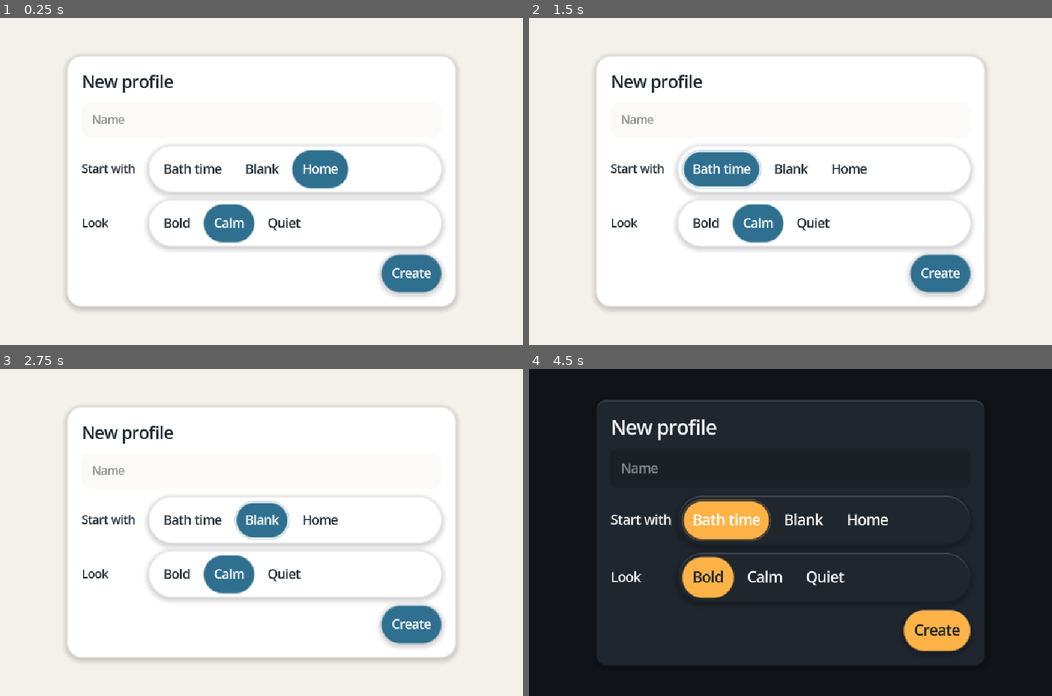
Above: before the commit, frames 1-4 (two rows, left to right).
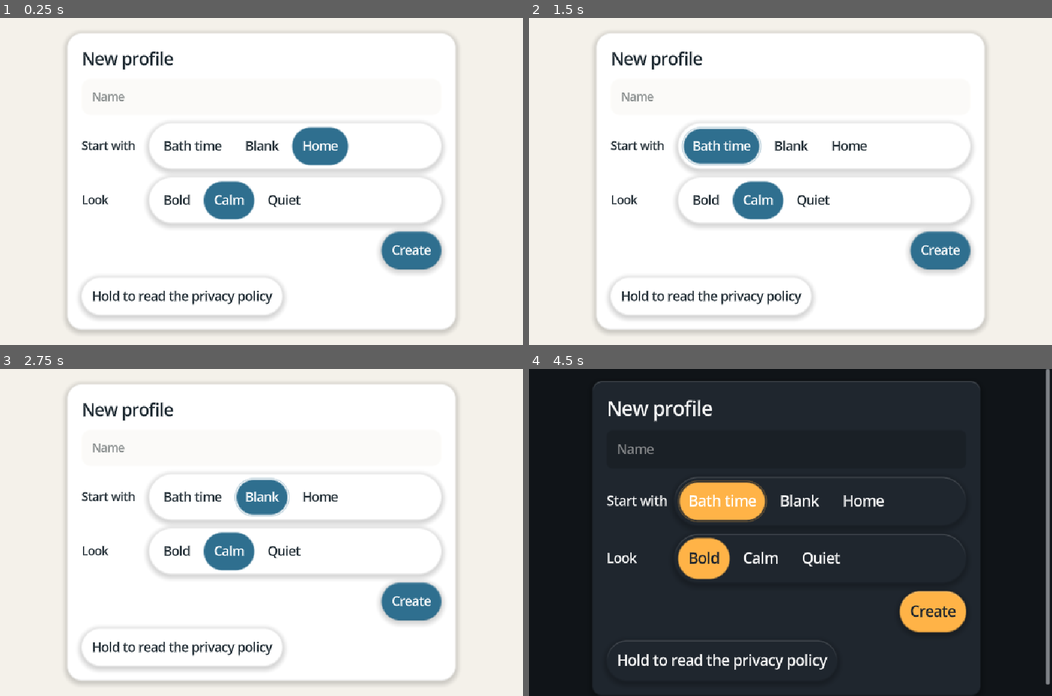
Above: after the commit, the same moments.

Repository: crashtestbrandt/alex
Game: Godot game, scene res://scenes/main.tscn
The game is run twice, just before and just after one commit, with the same random seed, the same clock (stepped at 60 frames per second) and the same inputs.
Inputs (mouse positions are in pixels of both pictures, inside the frame that each line leads up to):
- Up to frame 1 (0.25 s): no input
- Up to frame 2 (1.5 s): click (712, 295) at 0.5 s, where only the run after the commit has a clickable "Hold to read the privacy poli…"; click "Bath time" at 1.25 s
- Up to frame 3 (2.75 s): click "Blank" at 2 s
- Up to frame 4 (4.5 s): click "Home" at 2.75 s; click "Bold" at 3.5 s; click "Bath time" at 4.25 s

The runs differ from the first frame. In frame 1, 13% of the frame differs, in the area x 12-88%, y 6-97%; in frame 2, 14%; in frame 3, 13%; in frame 4, 12%.

Commit message:
feat(ui) link the privacy policy from the profile picker
Google Play's Families policy requires the link inside the app. The picker is the first screen at launch,
so the link is a HoldButton and a learner's tap never opens the browser.

Co-Authored-By: Claude Opus 5.5 <noreply@anthropic.com>
Claude-Session: https://claude.ai/code/session_01HHhmAU2yKBneE91aWFPc4v

Diff:
--- a/scenes/ui/profile_picker.tscn
+++ b/scenes/ui/profile_picker.tscn
@@ -169,3 +169,11 @@
 danger = true
 text = "Hold 3 seconds to delete"
 autowrap_mode = 3
+
+[node name="PrivacyButton" type="Button" parent="Center/Panel/Column"]
+unique_name_in_owner = true
+layout_mode = 2
+size_flags_horizontal = 0
+script = ExtResource("hold")
+shape = 1
+text = "Hold to read the privacy policy"
--- a/scripts/ui/profile_picker.gd
+++ b/scripts/ui/profile_picker.gd
@@ -3,11 +3,16 @@
 ## The adults' screen opens, creates and permanently deletes profiles, changes their saved looks, and adds
 ## scenes to them. Style pills preview immediately. Saving a look, adding a scene or completing the delete
 ## hold changes a profile.
+##
+## It also links the privacy policy, which Google Play's Families policy requires inside the app. The picker is
+## the first screen at launch, so the link is a hold: a learner's tap never leaves the app.
 
 signal profile_chosen(profile_id: String)
 signal profile_deleted(profile_id: String)
 
 enum Mode { PICK, CREATE, LOOK }
+
+const PRIVACY_URL: String = "https://github.com/crashtestbrandt/alex/blob/main/PRIVACY.md"
 
 @onready var _profiles: GridContainer = %Profiles
 @onready var _name_edit: SdfField = %NameEdit
@@ -26,6 +31,7 @@
 @onready var _delete_button: HoldButton = %DeleteButton
 @onready var _scene_section: VBoxContainer = %SceneSection
 @onready var _scene_rows: VBoxContainer = %SceneRows
+@onready var _privacy_button: HoldButton = %PrivacyButton
 
 var _starters: Array[Starter] = []
 var _style_ids: PackedStringArray = PackedStringArray()
@@ -38,6 +44,7 @@
 	_back_button.pressed.connect(_on_back)
 	_new_button.pressed.connect(_on_new_profile)
 	_delete_button.held.connect(_on_delete_held)
+	_privacy_button.held.connect(_on_privacy_held)
 	_name_edit.text_submitted.connect(_on_name_submitted)
 	_fill_starters()
 	_fill_styles()
@@ -238,6 +245,13 @@
 	else:
 		_new_button.grab_focus()
 
+func _on_privacy_held() -> void:
+	var err: Error = OS.shell_open(PRIVACY_URL)
+	if err != OK:
+		_status.text = "The privacy policy is at %s" % PRIVACY_URL
+		_status.show()
+		_sheet.ensure_control_visible(_status)
+
 func _unhandled_key_input(event: InputEvent) -> void:
 	if visible and _mode != Mode.PICK and _back_button.visible and event.is_action_pressed("ui_cancel"):
 		_on_back()
Not shown, changed: README.md
